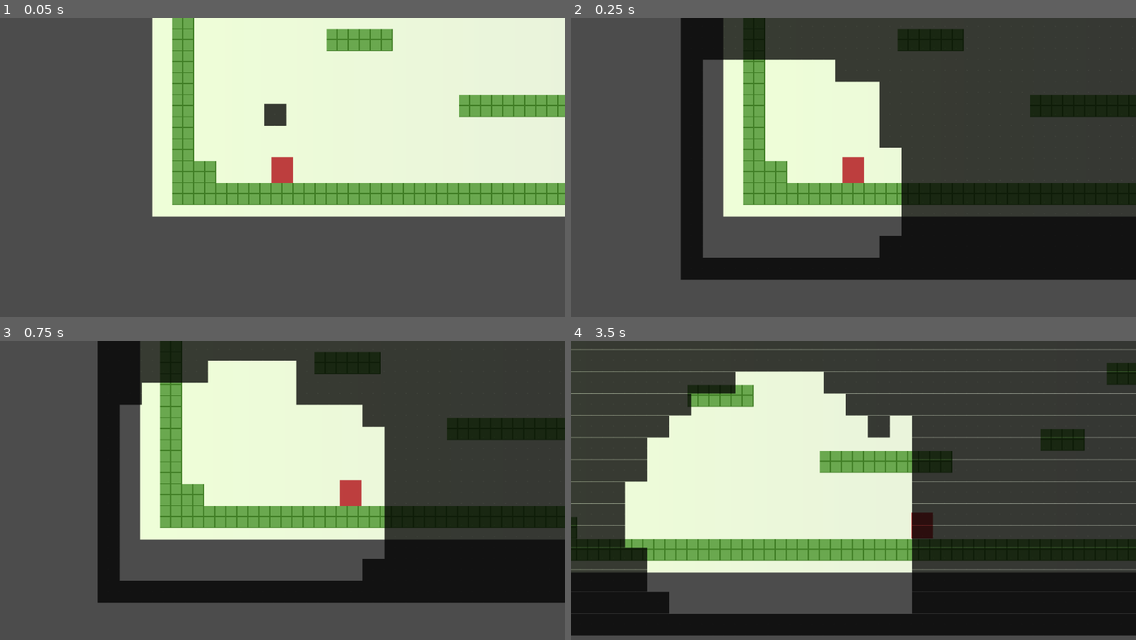
Above: before the commit, frames 1-4 (two rows, left to right).
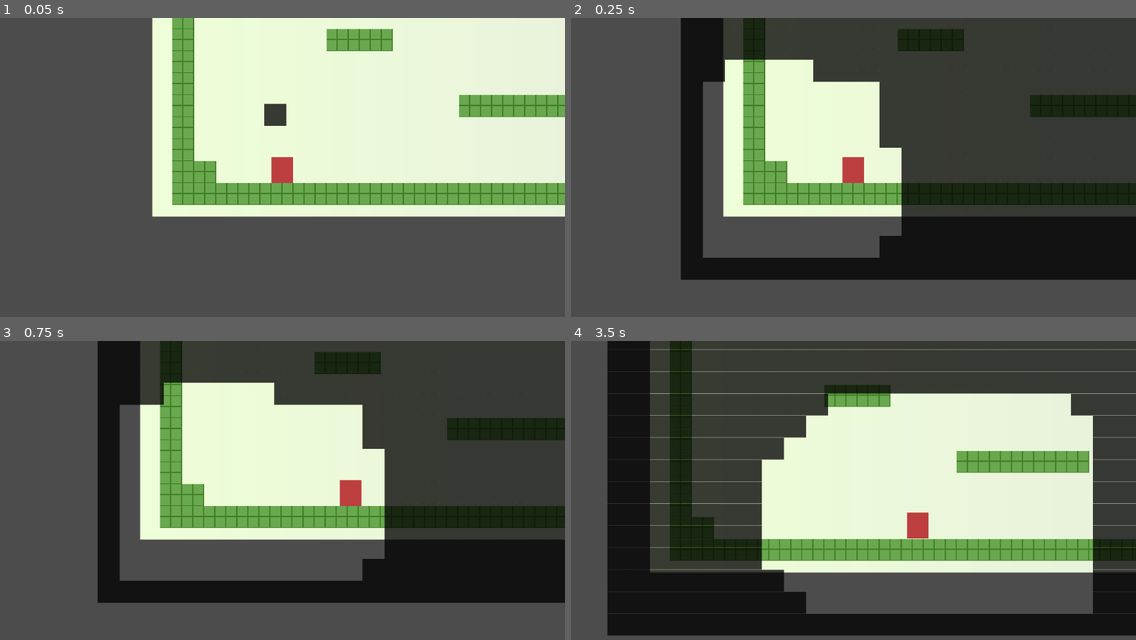
Above: after the commit, the same moments.

Repository: glitchcore/comfort
Game: Godot game, scene res://Scenes/BaseLevel.tscn
The game is run twice, just before and just after one commit, with the same random seed, the same clock (stepped at 60 frames per second) and the same inputs.
Inputs:
- Up to frame 1 (0.05 s): no input
- Up to frame 2 (0.25 s): no input
- Up to frame 3 (0.75 s): hold Right (ui_right) from 0.53 s (still down)
- Up to frame 4 (3.5 s): tap Space (jump) at 0.77, 1.52, 3.02 s; release Right (ui_right) at 2.03 s; hold Left (ui_left) 2.03-2.78 s; hold Right (ui_right) from 2.78 s (still down)

Frame 1 is identical in both runs. In frame 2, 0.6% of the frame differs, in the area x 23-47%, y 13-22%; in frame 3, 2.1%; in frame 4, 57%, in the area x 0-100%, y 0-99%.

Commit message:
update web build

Diff:
--- a/Actors/Space.tscn
+++ b/Actors/Space.tscn
@@ -14,7 +14,7 @@
 script = ExtResource( 2 )
 
 [node name="SpaceTimer" type="Timer" parent="."]
-wait_time = 0.1
+wait_time = 0.2
 autostart = true
 
 [connection signal="timeout" from="SpaceTimer" to="." method="_on_SpaceTimer_timeout"]
Not shown, changed: docs/index.pck
